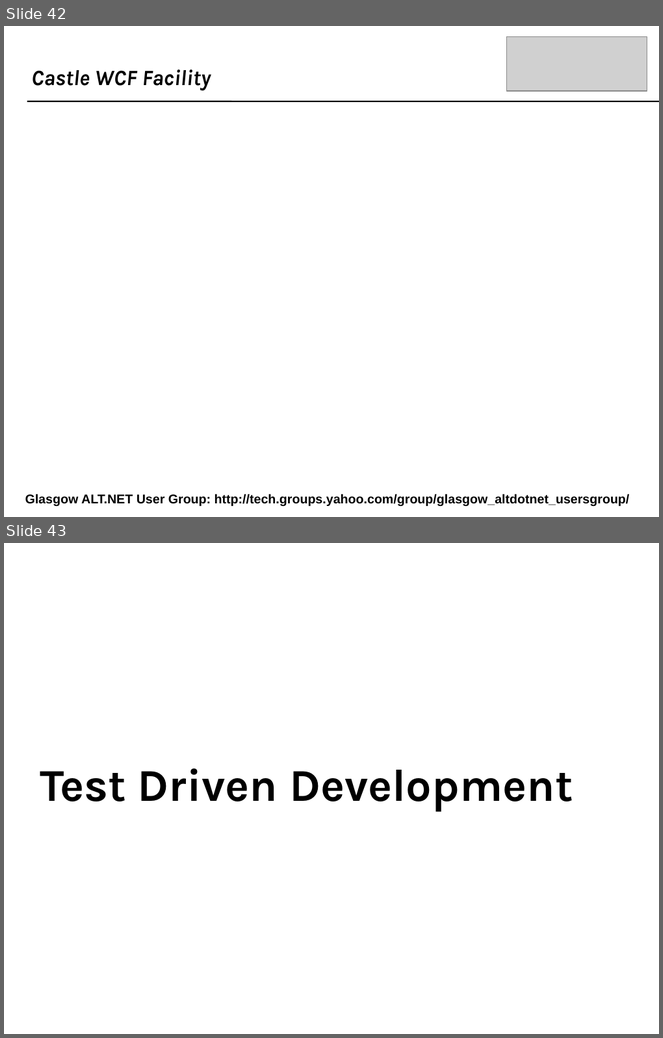
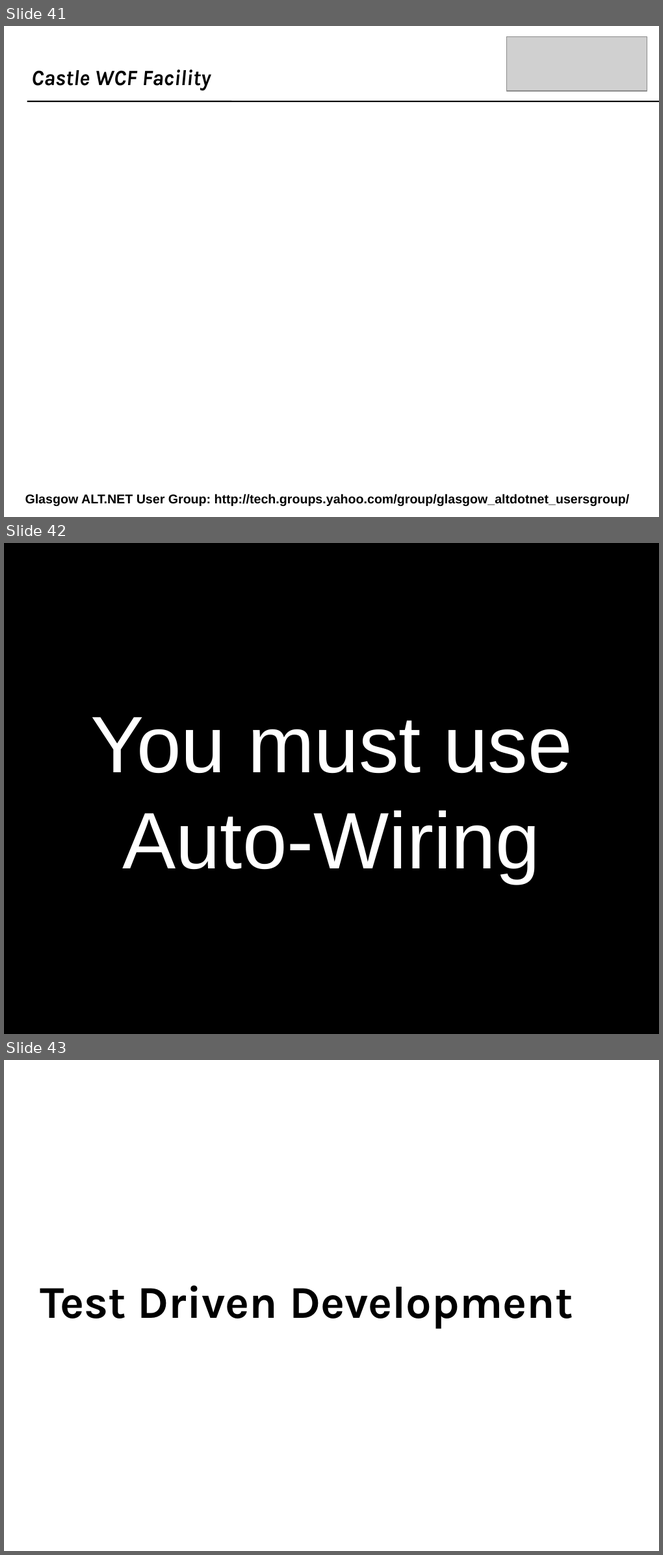
Before and after one commit to craignicol/scotaltdotnet, a slide deck: belfast/IOC-TDD-And Testability.ppt. Shown one above the other, each under a label of ours: slides 42 and 43 before the commit, slides 41, 42 and 43 after it. The pictures are 663x1038 and 663x1555 pixels, drawn with LibreOffice and Linux fonts; fonts in the diff are those of the drawing; grey boxes stand for pictures; background and template pictures are left out. Boxes give left, top, right and bottom in pixels: in the first picture for what was removed or moved away, otherwise in the second. Text is boxed around its words. In the diff, an @@ line names an element or a change of style, - is before the commit and + after.

```diff
--- a/belfast/IOC-TDD-And Testability.ppt
+++ b/belfast/IOC-TDD-And Testability.ppt
@@ slide 42 added at (4, 543, 659, 1034), background #FFFFFF @@
@@ title added at (4, 543, 659, 1034), fill #000000, 88 pt, text #FFFFFF @@
+You must use Auto-Wiring
@@ what was slide 42 is now slide 41 @@
```
Also in this commit, not shown: 3 slides changed, 3 slides removed, 1 other file.
